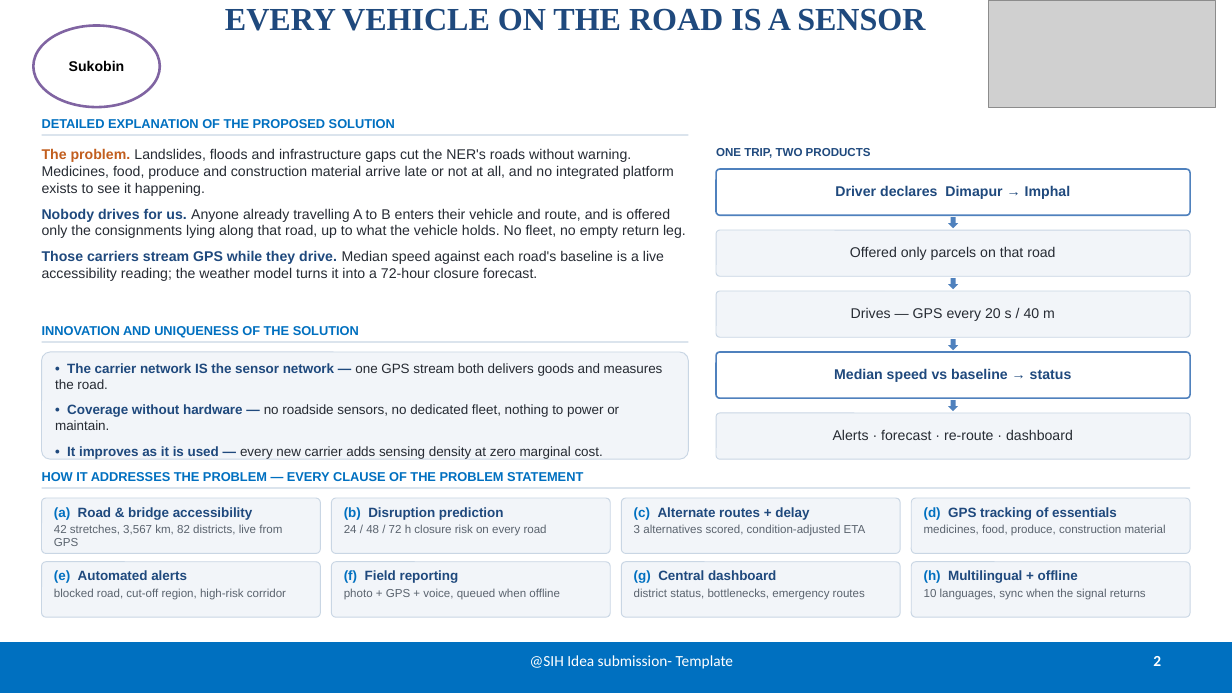
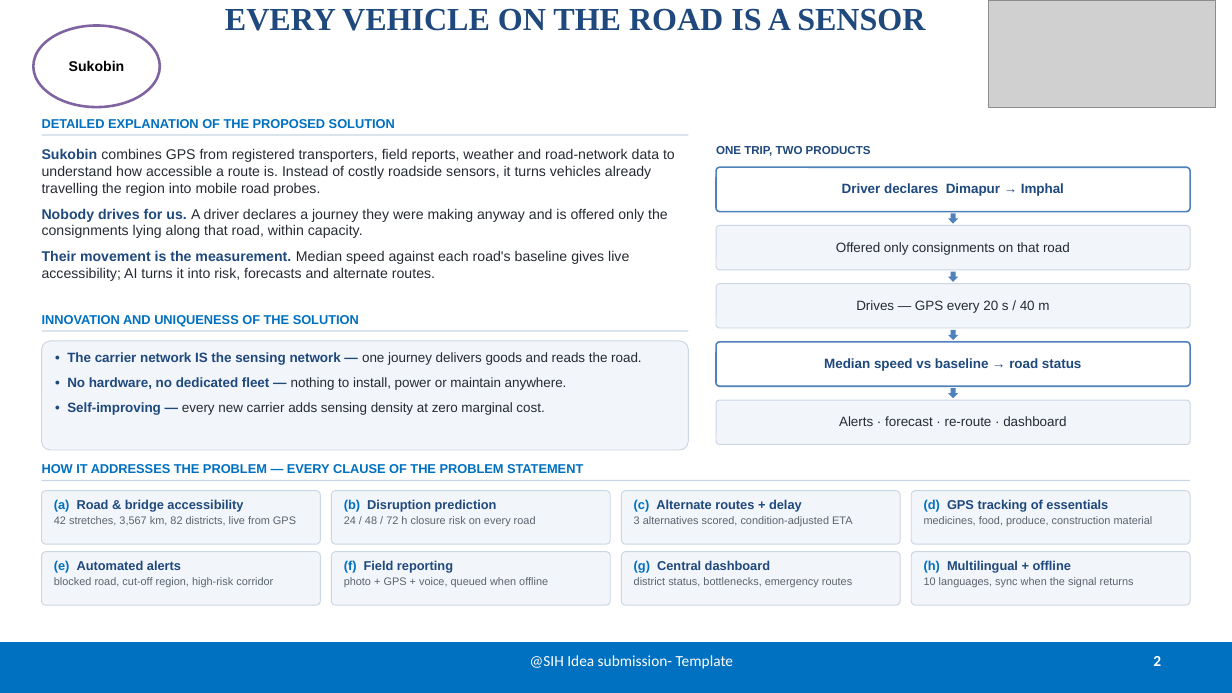
Before and after one commit to priyanshujoshi12363/sukobin_sih, a slide deck: slide 2 of SIH2026_Sukobin.pptx. Drawn at 1232x693 pixels with LibreOffice and Linux fonts; fonts in the diff are those of the drawing; grey boxes stand for pictures. Boxes give left, top, right and bottom in pixels: in the first picture for what was removed or moved away, otherwise in the second. Text is boxed around its words. In the diff, an @@ line names an element or a change of style, - is before the commit and + after.

```diff
--- a/SIH2026_Sukobin.pptx
+++ b/SIH2026_Sukobin.pptx
@@ text at (42,148,675,281): text changed @@
-The problem. Landslides, floods and infrastructure gaps cut the NER's roads without warning. Medicines, food, produce and construction material arrive late or not at all, and no integrated platform exists to see it happening.
-Nobody drives for us. Anyone already travelling A to B enters their vehicle and route, and is offered only the consignments lying along that road, up to what the vehicle holds. No fleet, no empty return leg.
-Those carriers stream GPS while they drive. Median speed against each road's baseline is a live accessibility reading; the weather model turns it into a 72-hour closure forecast.
+Sukobin combines GPS from registered transporters, field reports, weather and road-network data to understand how accessible a route is. Instead of costly roadside sensors, it turns vehicles already travelling the region into mobile road probes.
+Nobody drives for us. A driver declares a journey they were making anyway and is offered only the consignments lying along that road, within capacity.
+Their movement is the measurement. Median speed against each road's baseline gives live accessibility; AI turns it into risk, forecasts and alternate routes.
@@ text in rounded rectangle at (836,242,1070,255): text changed; size 11 to 10.5 pt @@
-Offered only parcels on that road
+Offered only consignments on that road
@@ 6 rounded rectangles, 2 down arrows, 1 rectangle: place and size @@
-6 rounded rectangles, 2 down arrows, 1 rectangle at (42,217,1190,554)
+6 rounded rectangles, 2 down arrows, 1 rectangle at (42,213,1190,544)
@@ 6 rounded rectangles, 2 texts, 2 down arrows, 1 rectangle: place and size @@
-6 rounded rectangles, 2 texts, 2 down arrows, 1 rectangle at (42,326,1190,617)
+6 rounded rectangles, 2 texts, 2 down arrows, 1 rectangle at (42,315,1190,605)
@@ text in rounded rectangle at (67,352,641,415): text changed @@
-• The carrier network IS the sensor network — one GPS stream both delivers goods and measures the road.
-• Coverage without hardware — no roadside sensors, no dedicated fleet, nothing to power or maintain.
-• It improves as it is used — every new carrier adds sensing density at zero marginal cost.
+• The carrier network IS the sensing network — one journey delivers goods and reads the road.
+• No hardware, no dedicated fleet — nothing to install, power or maintain anywhere.
+• Self-improving — every new carrier adds sensing density at zero marginal cost.
@@ text in rounded rectangle at (824,358,1081,371): text changed; size 11 to 10.5 pt @@
-Median speed vs baseline → status
+Median speed vs baseline → road status
@@ size 11 to 10.5 pt in 3 elements at (716,167,1190,212), (716,284,1190,328), (716,400,1190,445) @@
@@ rounded rectangle "Alerts · forecast · re-route ...": place and size @@
-rounded rectangle "Alerts · forecast · re-route ..." at (716,413,1190,459)
+rounded rectangle "Alerts · forecast · re-route ..." at (716,400,1190,445)
@@ rounded rectangle "(a) Road & bridge accessibility" at (42,491,321,544): size 10.5 to 10 pt in "(a) Road & bridge accessibility"; size 9 to 8.5 pt in "42 stretches, 3,567 km, 82 districts, live ..." @@
@@ rounded rectangle "(b) Disruption prediction" at (332,491,611,544): size 10.5 to 10 pt in "(b) Disruption prediction"; size 9 to 8.5 pt in "24 / 48 / 72 h closure ..." @@
@@ rounded rectangle "(c) Alternate routes + delay" at (621,491,900,544): size 10.5 to 10 pt in "(c) Alternate routes + delay"; size 9 to 8.5 pt in "3 alternatives scored, condition-adjusted ETA" @@
@@ rounded rectangle "(d) GPS tracking of essentials" at (911,491,1190,544): size 10.5 to 10 pt in "(d) GPS tracking of essentials"; size 9 to 8.5 pt in "medicines, food, produce, construction material" @@
@@ rounded rectangle "(e) Automated alerts" at (42,552,321,605): size 10.5 to 10 pt in "(e) Automated alerts"; size 9 to 8.5 pt in "blocked road, cut-off region, high-risk corridor" @@
@@ rounded rectangle "(f) Field reporting" at (332,552,611,605): size 10.5 to 10 pt in "(f) Field reporting"; size 9 to 8.5 pt in "photo + GPS + voice, queued when ..." @@
@@ rounded rectangle "(g) Central dashboard" at (621,552,900,605): size 10.5 to 10 pt in "(g) Central dashboard"; size 9 to 8.5 pt in "district status, bottlenecks, emergency routes" @@
@@ rounded rectangle "(h) Multilingual + offline" at (911,552,1190,605): size 10.5 to 10 pt in "(h) Multilingual + offline"; size 9 to 8.5 pt in "10 languages, sync when the signal returns" @@
```
Also in this commit, not shown: 5 other slides changed, 2 other files.
